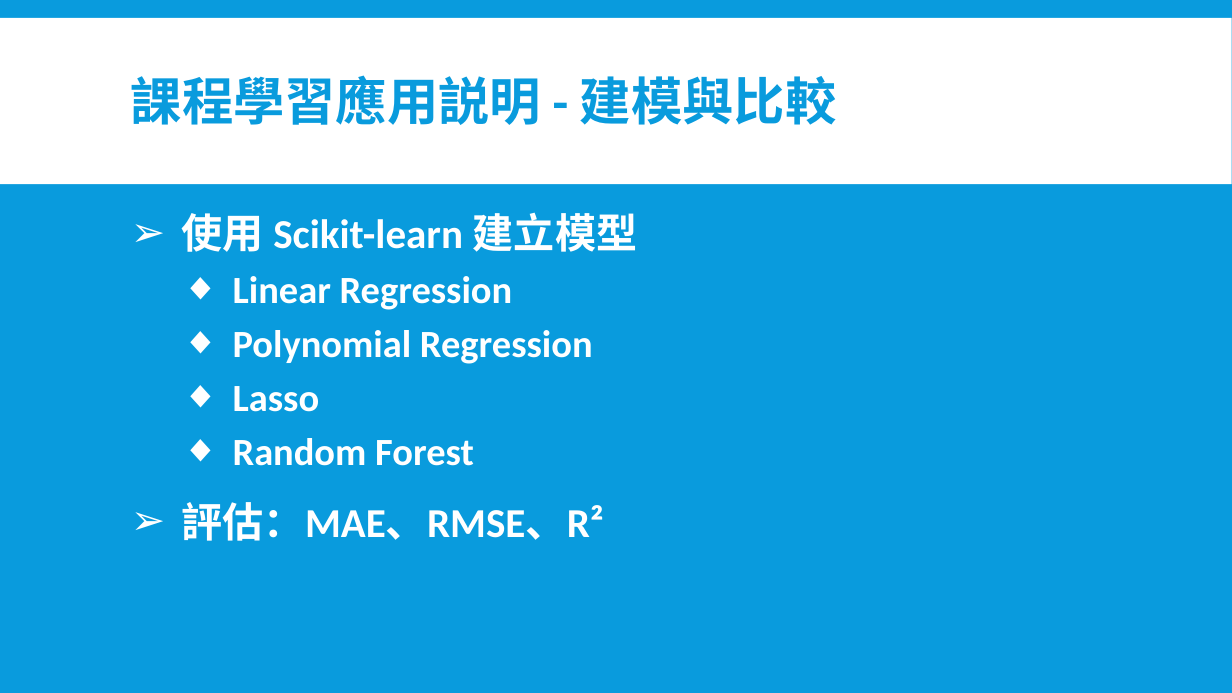
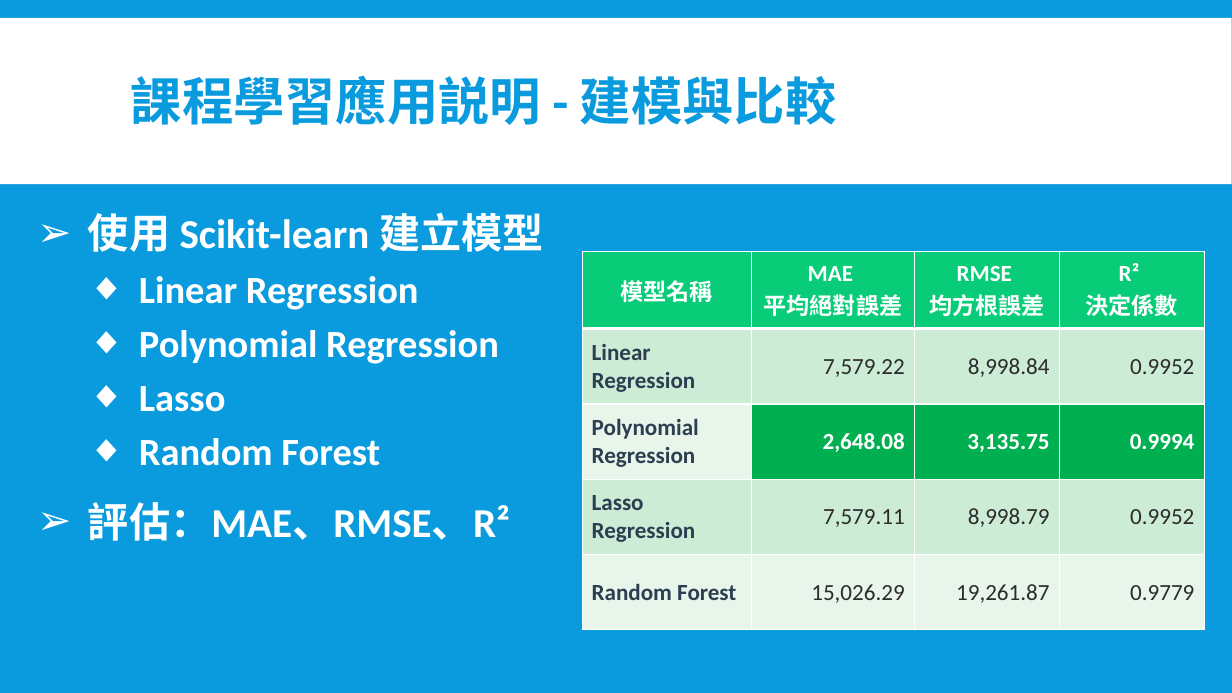
Before and after one commit to chiangmengche/IMLP449, a slide deck: slide 7 of Project/IMLP449_ML_ProjectReport.pptx. Drawn at 1232x693 pixels with LibreOffice and Linux fonts; fonts in the diff are those of the drawing. Boxes give left, top, right and bottom in pixels: in the first picture for what was removed or moved away, otherwise in the second. Text is boxed around its words. In the diff, an @@ line names an element or a change of style, - is before the commit and + after.

```diff
--- a/Project/IMLP449_ML_ProjectReport.pptx
+++ b/Project/IMLP449_ML_ProjectReport.pptx
@@ text "使用 Scikit-learn 建立模型": place and size @@
-text "使用 Scikit-learn 建立模型" at box(182, 212, 637, 541)
+text "使用 Scikit-learn 建立模型" at box(88, 212, 543, 541)
@@ table added at box(582, 251, 1205, 628), 5 rows, 4 columns @@
+模型名稱 | MAE / 平均絕對誤差 | RMSE / 均方根誤差 | R² / 決定係數
+Linear Regression | 7,579.22 | 8,998.84 | 0.9952
+Polynomial Regression | 2,648.08 | 3,135.75 | 0.9994
+Lasso Regression | 7,579.11 | 8,998.79 | 0.9952
+Random Forest | 15,026.29 | 19,261.87 | 0.9779
```
Also in this commit, not shown: 3 other slides changed, 1 other file.
